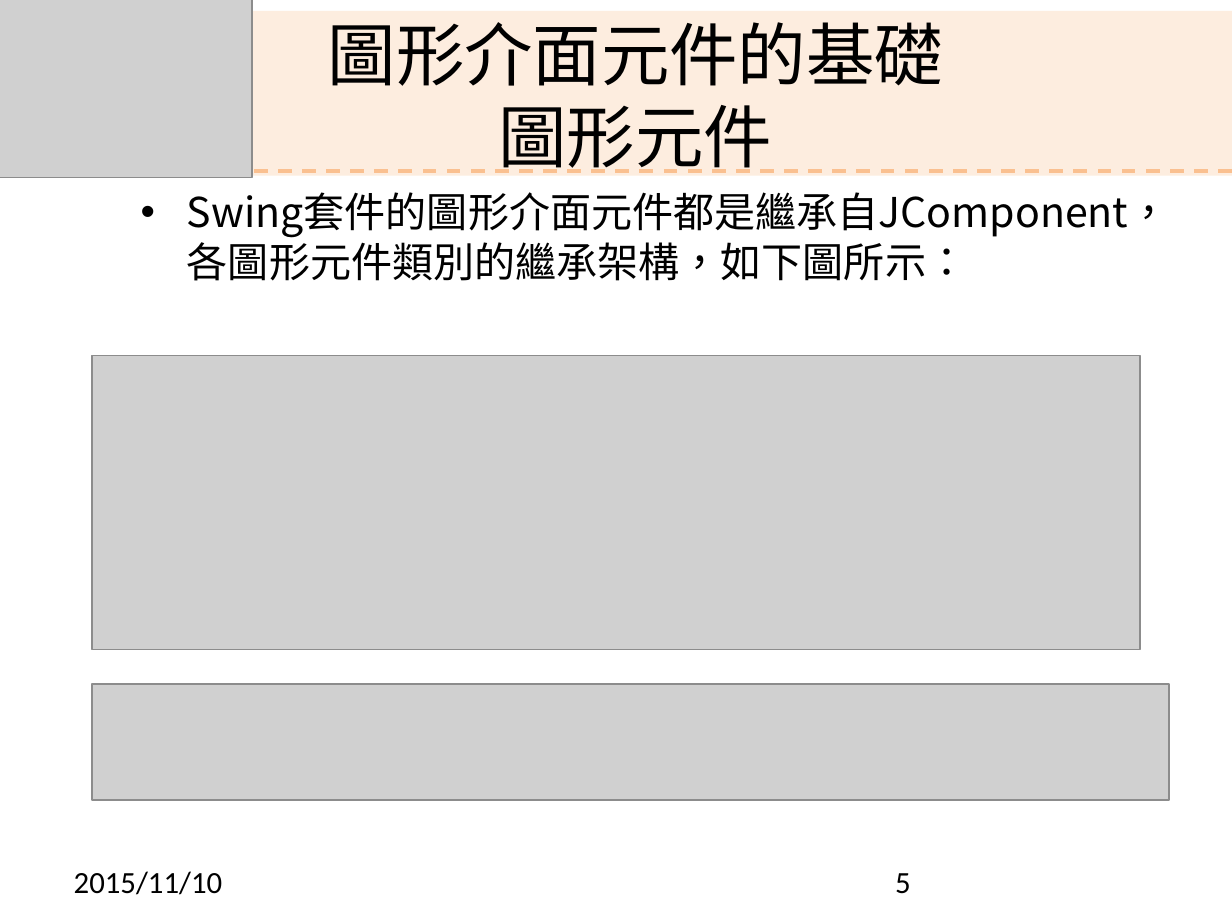
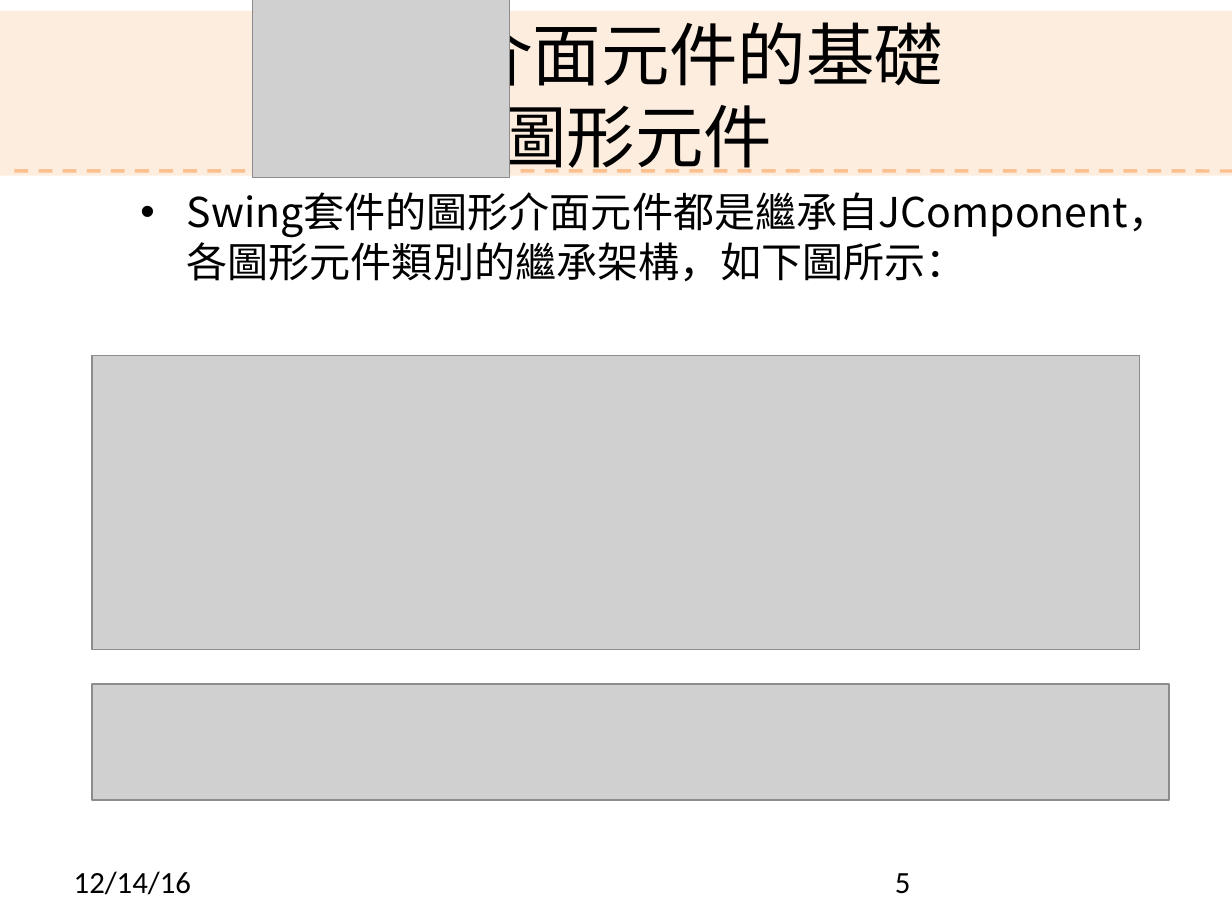
Before and after one commit to shouzo/Java-Programming_pages, a slide deck: slide 5 of class-tutorial/20161207/Ch9.pptx. Drawn at 1232x924 pixels with LibreOffice and Linux fonts; fonts in the diff are those of the drawing; grey boxes stand for pictures; background and template pictures are left out. Boxes give left, top, right and bottom in pixels: in the first picture for what was removed or moved away, otherwise in the second. Text is boxed around its words. In the diff, an @@ line names an element or a change of style, - is before the commit and + after.

```diff
--- a/class-tutorial/20161207/Ch9.pptx
+++ b/class-tutorial/20161207/Ch9.pptx
@@ text "圖形介面元件的基礎" rewrapped from box(328, 22, 943, 173) to box(328, 10, 943, 178) @@
@@ picture: place and size @@
-picture at box(0, 0, 253, 177)
+picture at box(253, 0, 510, 177)
@@ line (15, 171) - (1232, 171): stroke #FAC090 2 pt dashed to #FAC090 2.01 pt @@
@@ text "Swing套件的圖形介面元件都是繼承自JComponent，各圖形元件類別的繼承架構，如下圖所示：" at box(187, 192, 1170, 282): indent changed; less space between paragraphs @@
@@ text at box(74, 871, 191, 895): text changed @@
-2015/11/10
+12/14/16
```
Also in this commit, not shown: 26 other slides changed, 3 slides added, 3 slides removed, 30 other files.
